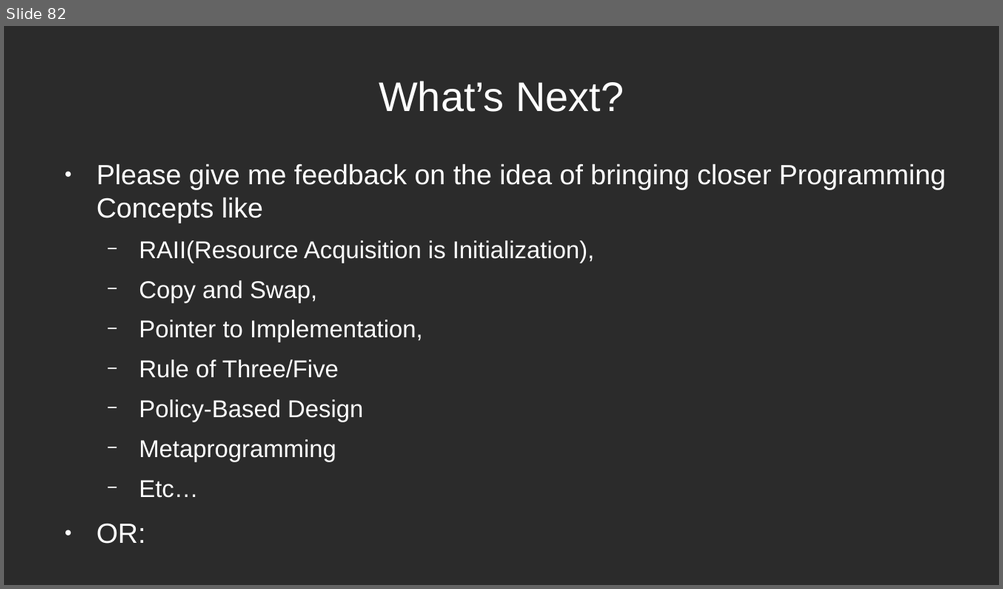
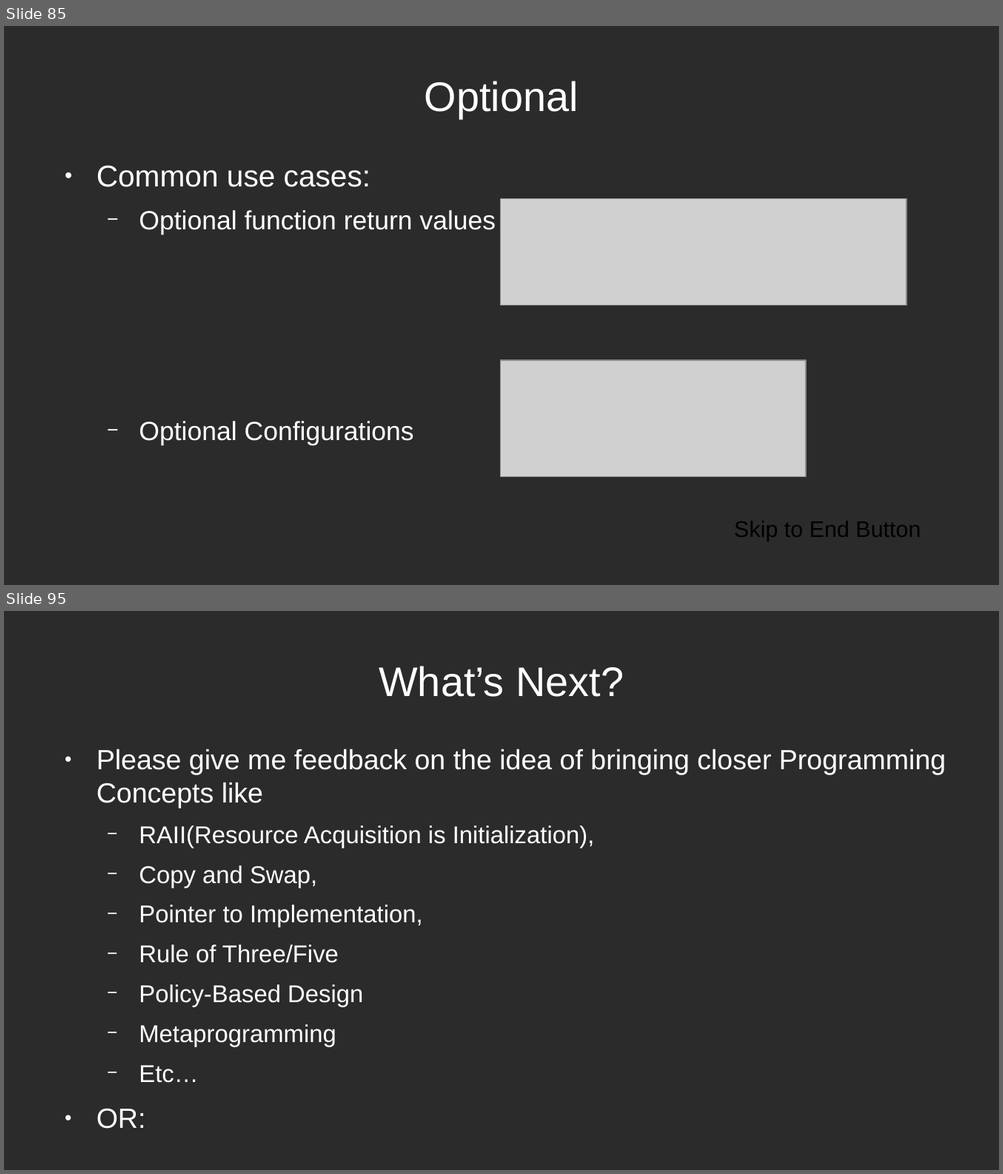
Before and after one commit to mleibeng/Crash-Course-CPP-11-17, a slide deck: Presentation/Crash Course CPP.odp. Shown one above the other, each under a label of ours: slide 82 before the commit, slides 85 and 95 after it; the slides between them are not shown. The pictures are 1003x589 and 1003x1174 pixels, drawn with LibreOffice and Linux fonts; fonts in the diff are those of the drawing; grey boxes stand for pictures; background and template pictures are left out; a plain dark background stands for a picture behind light text. Boxes give left, top, right and bottom in pixels: in the first picture for what was removed or moved away, otherwise in the second. Text is boxed around its words. In the diff, an @@ line names an element or a change of style, - is before the commit and + after.

```diff
--- a/Presentation/Crash Course CPP.odp
+++ b/Presentation/Crash Course CPP.odp
@@ slide 85 added at <box>4,26,999,585</box>, background picture (left out) @@
@@ title added at <box>424,81,578,118</box>, 33 pt, text #FFFFFF @@
+Optional
@@ text added at <box>96,165,496,446</box>, 21 pt, text #FFFFFF @@
+● Common use cases:
+  − Optional function return values
+  − Optional Configurations
@@ picture added at <box>501,199,907,306</box> @@
@@ picture added at <box>501,360,806,477</box> @@
@@ text added at <box>734,521,920,542</box>, 18 pt, text #000000 @@
+Skip to End Button
@@ what was slide 82 is now slide 95 @@
```
Also in this commit, not shown: 2 slides changed, 12 other slides added.
